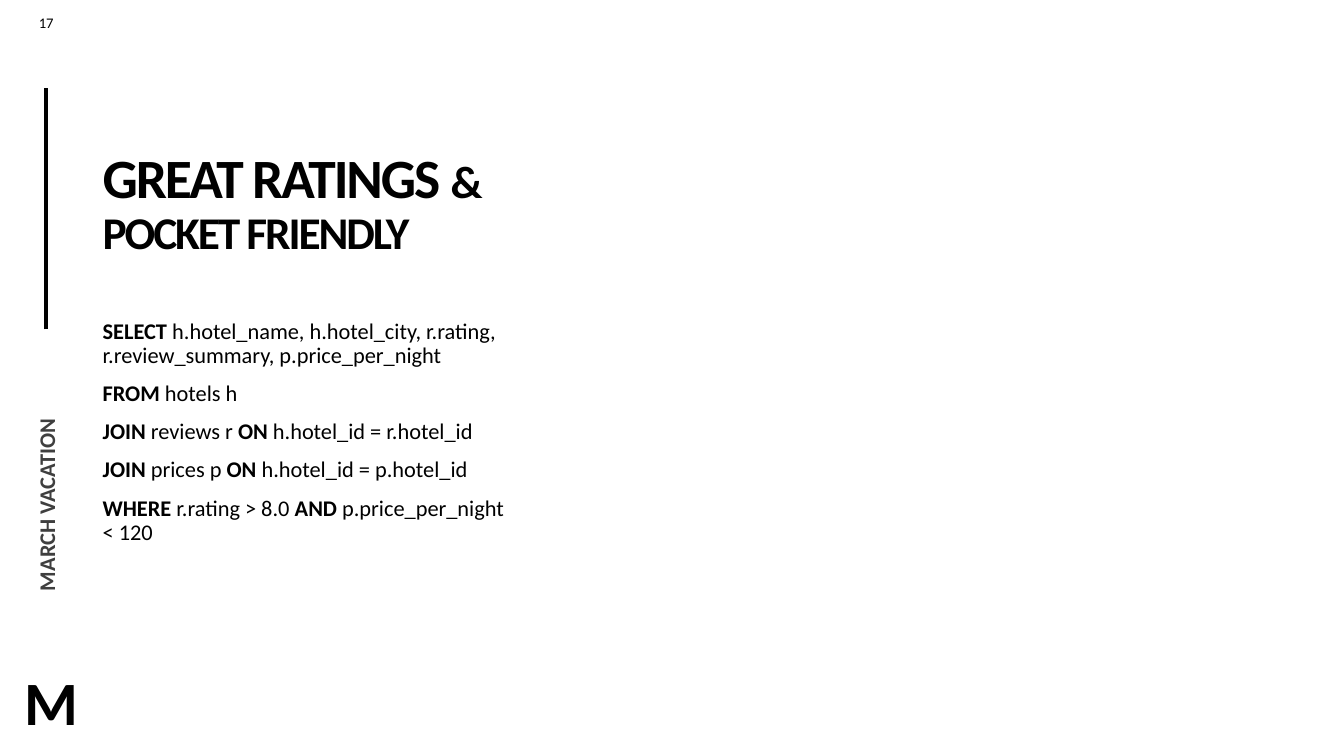
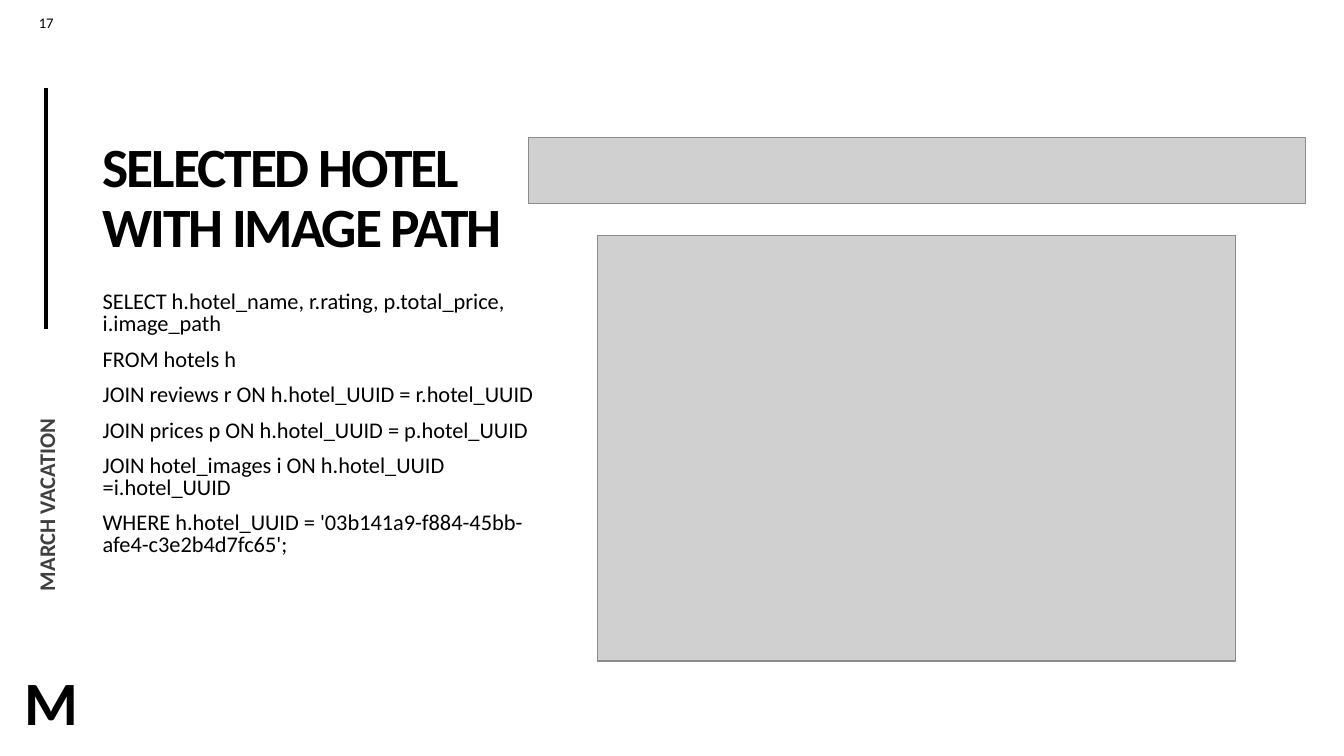
Before and after one commit to Poojashrees3/hadoop-clusters-travel, a slide deck: slide 17 of March vacation.pptx. Drawn at 1344x756 pixels with LibreOffice and Linux fonts; fonts in the diff are those of the drawing; grey boxes stand for pictures. Boxes give left, top, right and bottom in pixels: in the first picture for what was removed or moved away, otherwise in the second. Text is boxed around its words. In the diff, an @@ line names an element or a change of style, - is before the commit and + after.

```diff
--- a/March vacation.pptx
+++ b/March vacation.pptx
@@ picture added at [528,138,1306,204] @@
@@ title at [103,150,501,248]: text changed; size 32.4 to 39.6 pt @@
-GREAT RATINGS & POCKET FRIENDLY
+SELECTED HOTEL WITH IMAGE PATH
@@ picture added at [598,235,1236,660] @@
@@ text "SELECT h.hotel_name, r.rating, p.total_price, i.image_path": place and size @@
-text "SELECT h.hotel_name, r.rating, p.total_price, i.image_path" at [103,323,504,540]
+text "SELECT h.hotel_name, r.rating, p.total_price, i.image_path" at [103,293,533,555]
@@ text at [103,293,505,335]: text changed @@
-SELECT h.hotel_name, h.hotel_city, r.rating, r.review_summary, p.price_per_night
+SELECT h.hotel_name, r.rating, p.total_price, i.image_path
@@ text at [103,351,236,367]: bold off in "FROM"; line spacing 0.9 to 0.8 @@
@@ text at [103,386,533,555]: text changed @@
-JOIN reviews r ON h.hotel_id = r.hotel_id
-JOIN prices p ON h.hotel_id = p.hotel_id
-WHERE r.rating > 8.0 AND p.price_per_night < 120
+JOIN reviews r ON h.hotel_UUID = r.hotel_UUID
+JOIN prices p ON h.hotel_UUID = p.hotel_UUID
+JOIN hotel_images i ON h.hotel_UUID =i.hotel_UUID
+WHERE h.hotel_UUID = '03b141a9-f884-45bb-afe4-c3e2b4d7fc65';
```
Also in this commit, not shown: 13 other slides changed, 1 slide added, 1 slide removed, 5 other files.
